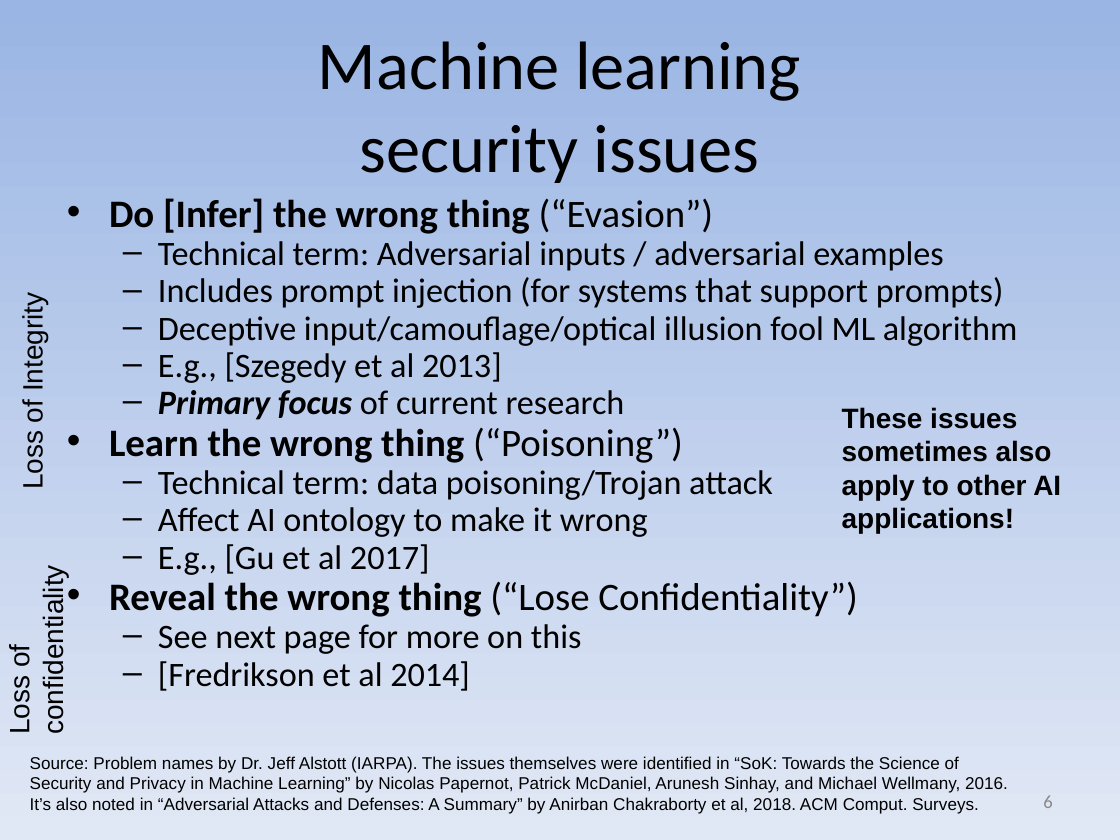
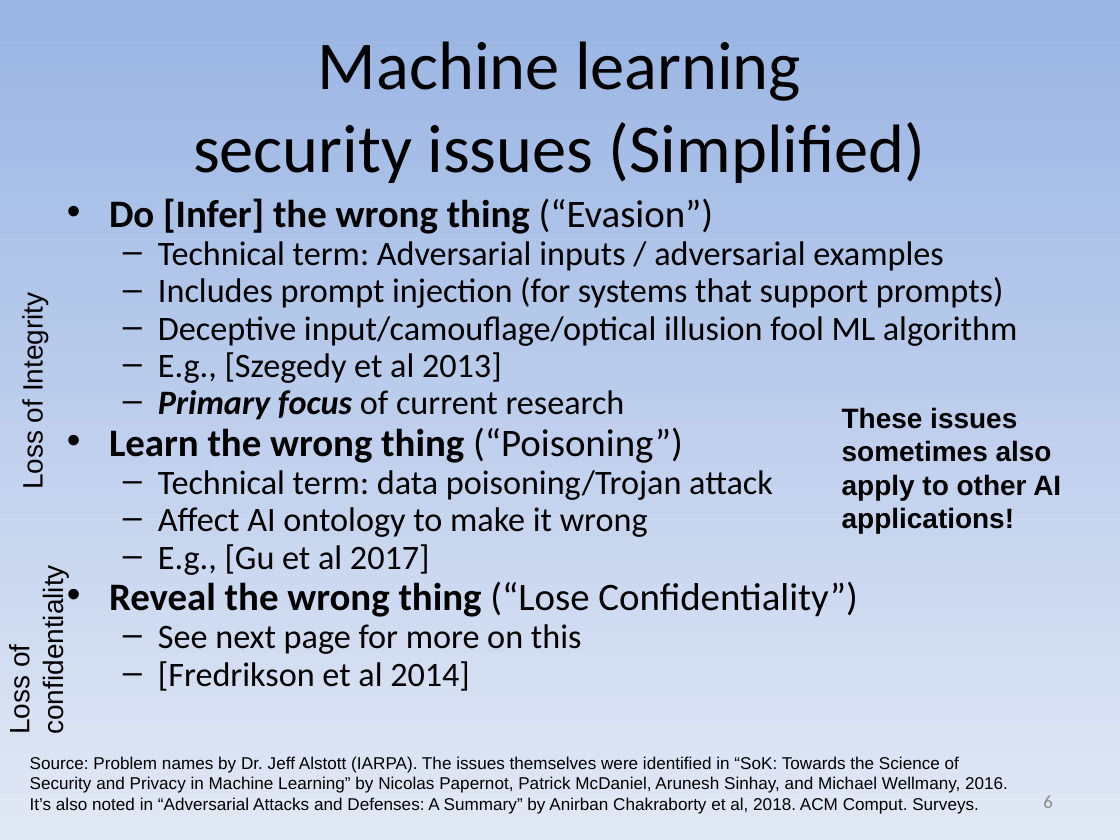
Before and after one commit to david-a-wheeler/david-a-wheeler.github.io, a slide deck: slide 6 of secure-class/presentations/AI-ML-Security.ppt. Drawn at 1120x840 pixels with LibreOffice and Linux fonts; fonts in the diff are those of the drawing. Boxes give left, top, right and bottom in pixels: in the first picture for what was removed or moved away, otherwise in the second. Text is boxed around its words. In the diff, an @@ line names an element or a change of style, - is before the commit and + after.

```diff
--- a/secure-class/presentations/AI-ML-Security.ppt
+++ b/secure-class/presentations/AI-ML-Security.ppt
@@ title at [193, 41, 926, 183]: text changed @@
-Machine learning
-security issues
+Machine learning
+security issues (Simplified)
```
Also in this commit, not shown: 11 other slides changed, 3 slides added.
